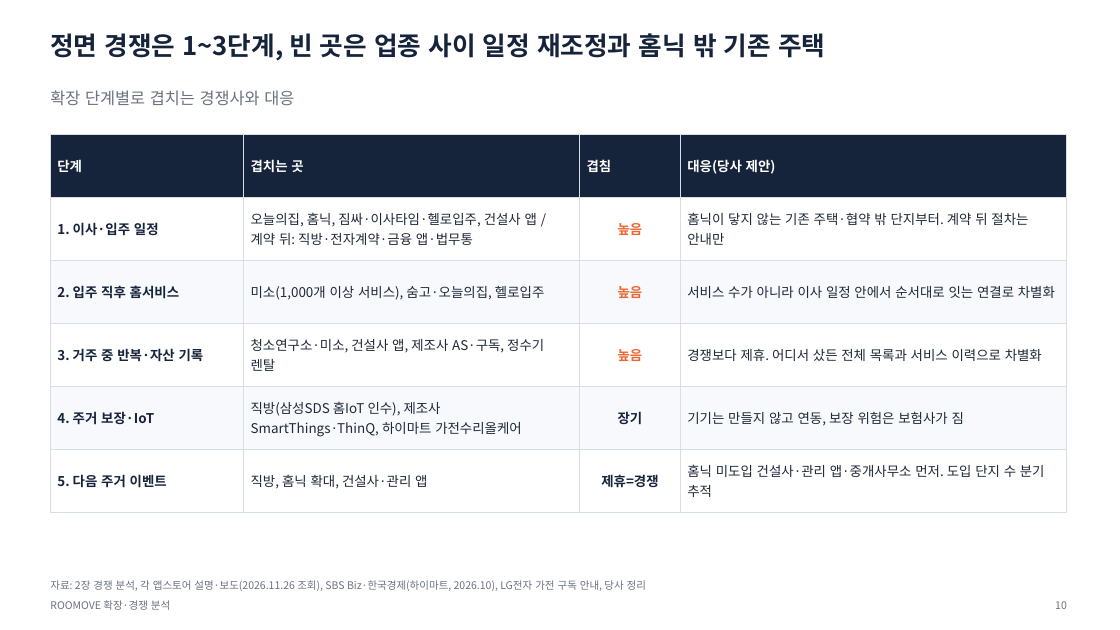
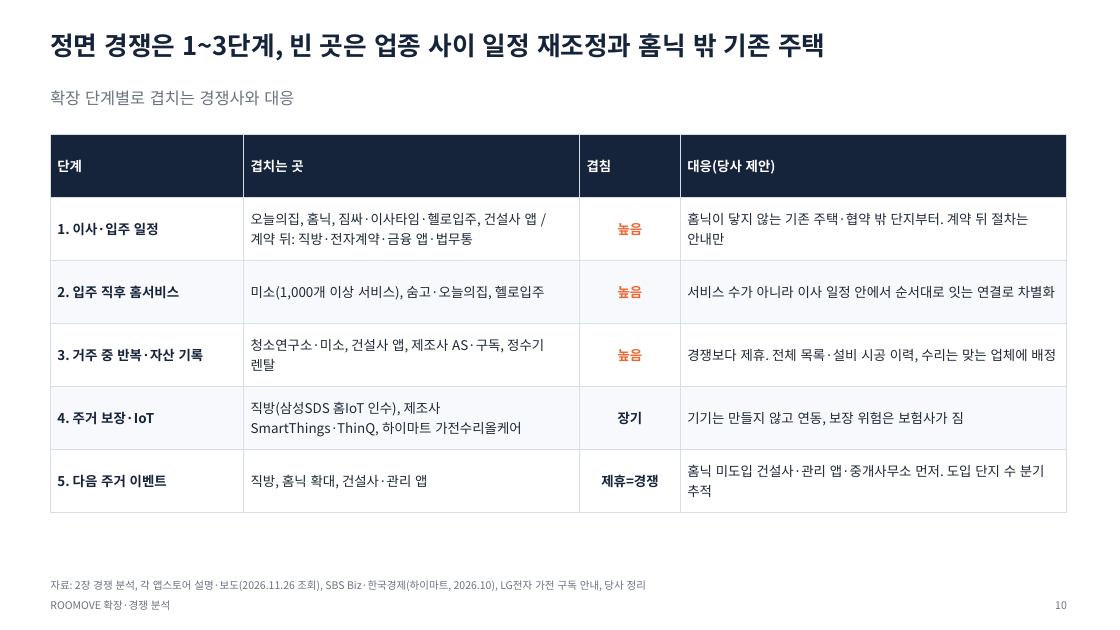
Before and after one commit to stwpst10-collab/teoo, a slide deck: slide 10 of 20-ROOMOVE/산출물/ROOMOVE 확장·경쟁 분석 발표 2026-11-27 v2.pptx. Drawn at 1120x630 pixels with LibreOffice and Linux fonts; fonts in the diff are those of the drawing. Boxes give left, top, right and bottom in pixels: in the first picture for what was removed or moved away, otherwise in the second. Text is boxed around its words. In the diff, an @@ line names an element or a change of style, - is before the commit and + after.

```diff
--- a/20-ROOMOVE/산출물/ROOMOVE 확장·경쟁 분석 발표 2026-11-27 v2.pptx
+++ b/20-ROOMOVE/산출물/ROOMOVE 확장·경쟁 분석 발표 2026-11-27 v2.pptx
@@ table at box(50, 134, 1067, 513) @@
-row 4, column 4: 경쟁보다 제휴. 어디서 샀든 전체 목록과 서비스 이력으로 차별화
+row 4, column 4: 경쟁보다 제휴. 전체 목록·설비 시공 이력, 수리는 맞는 업체에 배정
```
Also in this commit, not shown: 3 other slides changed, 2 other files.
